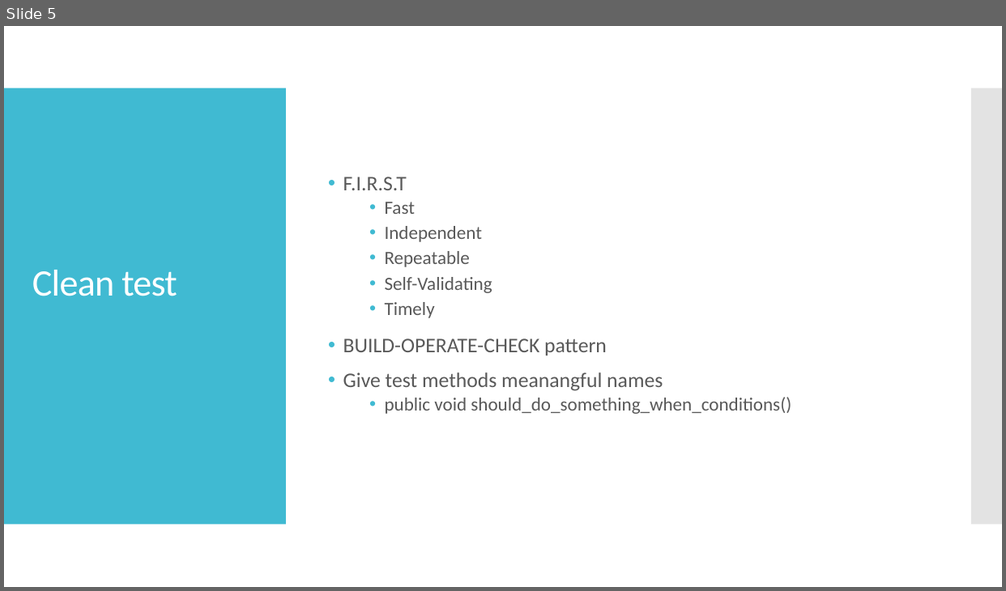
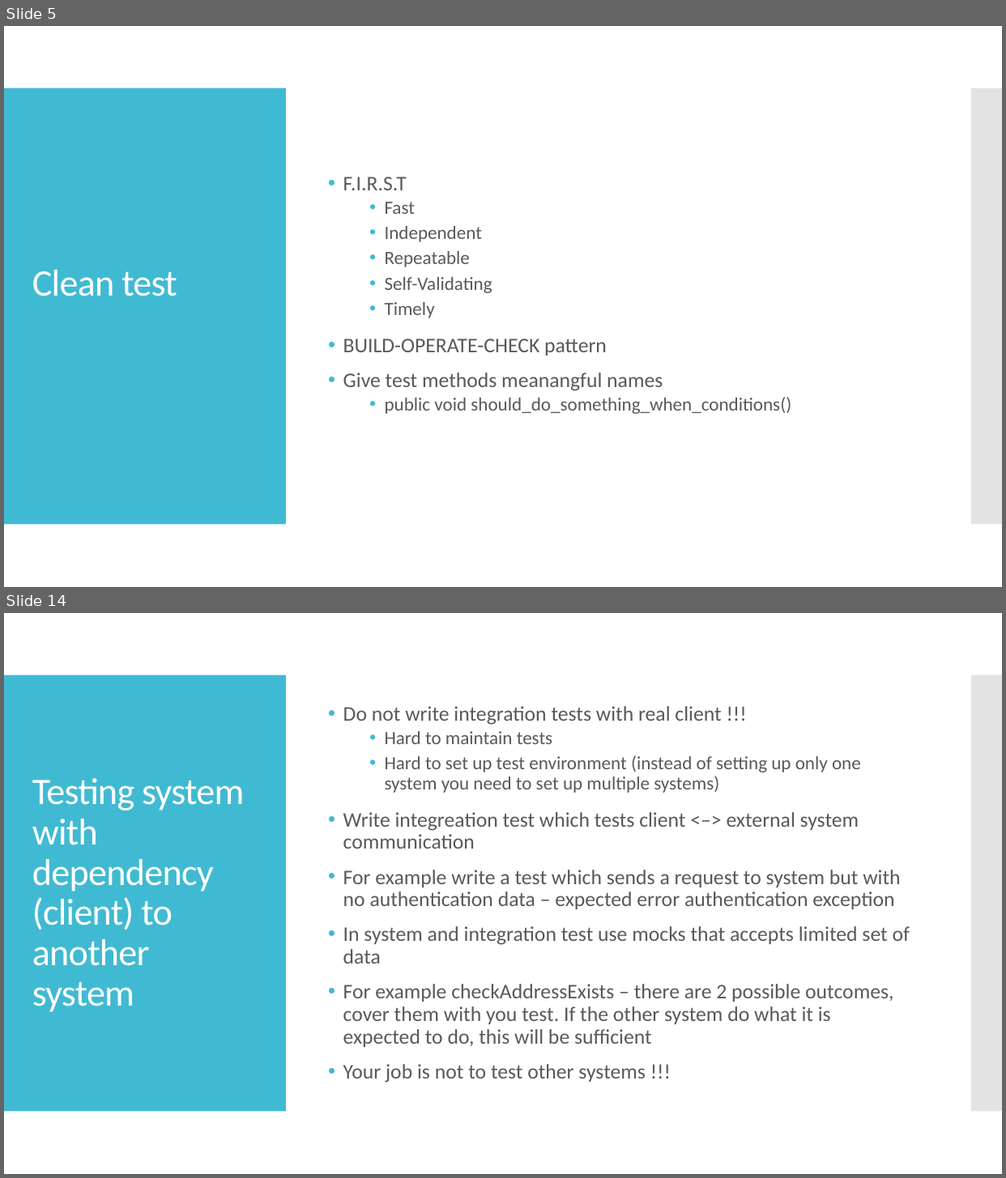
Before and after one commit to ivlahek/presentation.testing, a slide deck: Presentation.pptx. Shown one above the other, each under a label of ours: slide 5 before the commit, slides 5 and 14 after it; the slides between them are not shown. The pictures are 1006x591 and 1006x1178 pixels, drawn with LibreOffice and Linux fonts; fonts in the diff are those of the drawing. Boxes give left, top, right and bottom in pixels: in the first picture for what was removed or moved away, otherwise in the second. Text is boxed around its words. In the diff, an @@ line names an element or a change of style, - is before the commit and + after.

```diff
--- a/Presentation.pptx
+++ b/Presentation.pptx
@@ slide 14 added at <box>4,613,1002,1174</box>, background #FFFFFF; not listed: 2 template elements that a slide beside it also shows @@
@@ text added at <box>343,706,910,1083</box>, 20 pt, text #595959 @@
+• Do not write integration tests with real client !!!
+  • Hard to maintain tests
+  • Hard to set up test environment (instead of setting up only one system you need to set up multiple systems)
+• Write integreation test which tests client <–> external system communication
+• For example write a test which sends a request to system but with no authentication data – expected error authentication exception
+• In system and integration test use mocks that accepts limited set of data
+• For example checkAddressExists – there are 2 possible outcomes, cover them with you test. If the other system do what it is expected to do, this will be sufficient
+• Your job is not to test other systems !!!
@@ title added at <box>32,778,244,1012</box>, 36 pt, text #FFFFFF @@
+Testing system with dependency (client) to another system
```
Also in this commit, not shown: 4 slides changed, 4 other slides added, 18 other files.
